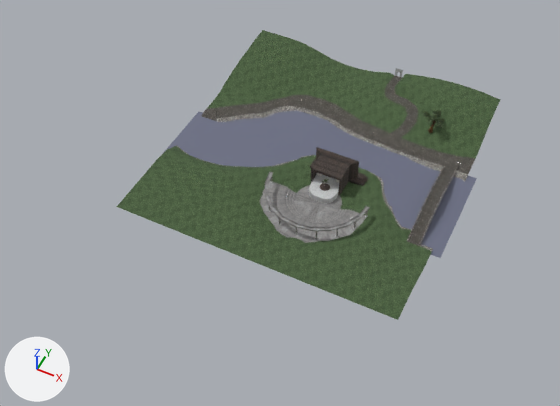
The glTF model static/models/scene.gltf: old version first, new version second.
The view is the same before and after, from a camera (50 mm lens) standing at (66.9, -169.0, 196.8) and looking at (-13.8, -7.6, -5.0). Arrows for +X, +Y and +Z are at lower left; the lights stay in place. Where no turn or scale is listed for an object, it has been applied to the vertices. Vertices at the same position are counted once.

The first picture shows 'PhysMesh'.
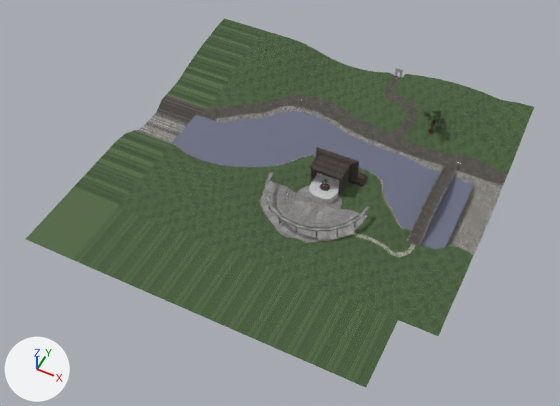
What differs and where, as boxes [x1, y1, x2, y2] in the pictures (560 x 406 px):
```json
{"object": "PhysMesh", "change": "reshaped", "before": [117, 30, 500, 320], "after": [26, 18, 534, 387], "on screen": "33% wider, 27% taller"}
{"part": 1, "of": "me_cube_004", "change": "built on", "before": [319, 122, 434, 192], "after": [323, 100, 534, 336]}
{"part": 2, "of": "me_cube_004", "change": "added", "after": [26, 18, 398, 387], "on screen": "green"}
```

Scene script edits in JSON lines:
```json
{"block": "me_cube_004", "where": "# used by ob_physmesh; location = (-31.7, -32.9, -0.2)"}
{"op": "remove", "block": "me_cube_004", "code": "me_cube_004.from_pydata(...)  # 3557 vertices, 4856 faces; spans x -29.1..76.2, y -7.0..99.0, z -6.8..10.6"}
{"op": "add", "block": "me_cube_004", "code": "me_cube_004.from_pydata(...)  # 3815 vertices, 5239 faces; spans x -44.9..85.4, y -31.7..99.0, z -6.8..10.6"}
{"block": "me_cube_004", "change": "me_cube_004 part 1: 83 vertices removed from x 28.1..64.1, y 24.9..77.4, z -1.5..4.5; 319 vertices added at x 29.8..85.4, y -7.0..98.9, z -3.0..8.2"}
{"block": "me_cube_004", "change": "me_cube_004 part 2: 40 vertices added at x -44.9..72.9, y -31.7..98.9, z -3.0..6.0"}
```
